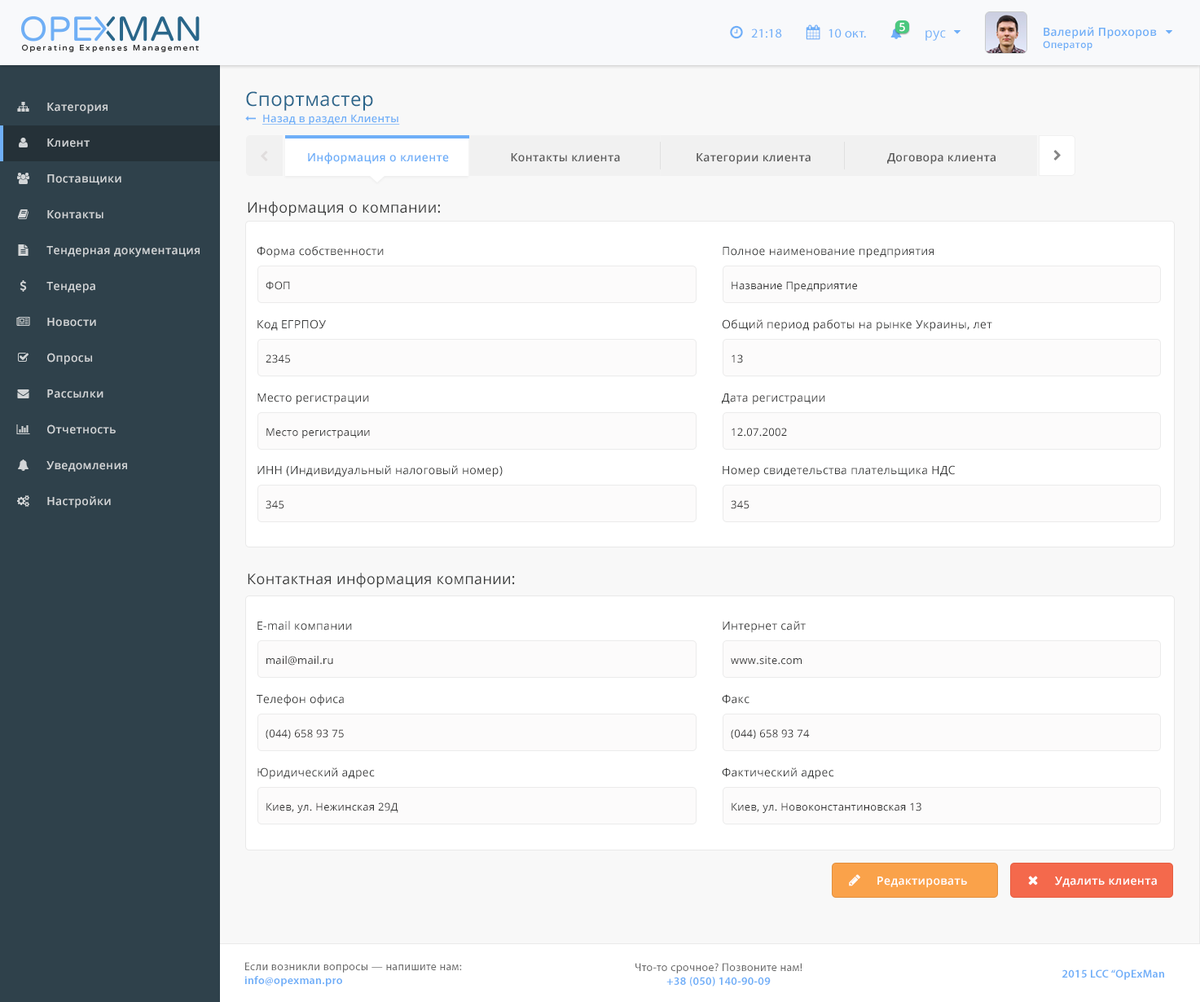
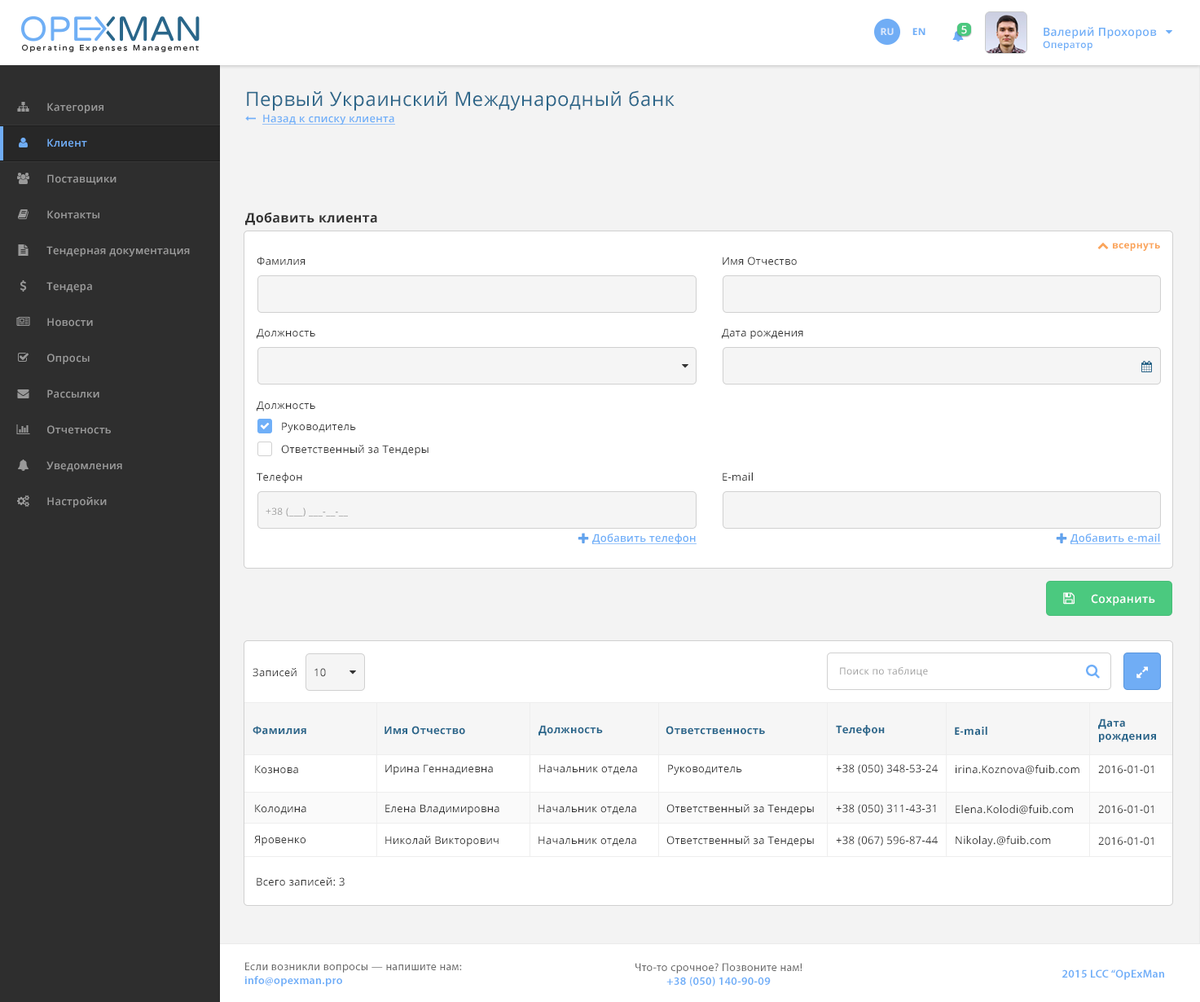
Comparing the layer stacks of the two 1200px x 1002px images. Changes:
moved "manu" above "header" over [0,65,221,1002]
painted on "Rectangle 1 copy 3" over [0,65,221,1002]
added group "развернутое" with 119 layers above "свернутое" over [205,56,1200,945]
moved (unnamed layer) (18th of 40, in "развернутое") into group "развернутое", painted on it over [259,24,821,430]
moved "Rounded Rectangle 5 copy 2" (1st of 2, in "развернутое") into group "развернутое", painted on it over [257,275,697,679]
moved "Rounded Rectangle 6" (1st of 4, in "развернутое") into group "развернутое", painted on it over [243,230,1176,851]
added group "table" (1st of 2, in "развернутое") with 84 layers in group "развернутое" over [233,640,1182,907]
moved (unnamed layer) (23rd of 40, in "развернутое" › "table" › "sort") into group "sort", painted on it over [349,149,1062,675]
showed group "search" (1st of 2, in "развернутое" › "table") (3 layers), moved it into group "table" over [730,83,1112,691]
moved (unnamed layer) (24th of 40, in "развернутое" › "table" › "search") into group "search", painted on it over [260,150,1101,679]
painted on "Rounded Rectangle 4" (1st of 2, in "развернутое" › "table" › "search") over [730,83,1112,691]
moved "2" (3rd of 5, in "развернутое" › "table") into group "table" over [245,595,1176,851]
moved "Group 1" (1st of 2, in "развернутое" › "table") into group "table" over [233,137,1182,907]
added layer "Rounded Rectangle 6" (2nd of 4, in "развернутое" › "table" › "Group 1") in group "Group 1" over [243,640,1174,907]
added layer "Rectangle 3 copy" in group "развернутое" over [205,56,1200,945]
renamed "1" to "свернутое", hid the group it (93 layers), moved it above "tabs" over [233,211,1182,627]
painted on "Rounded Rectangle 6" (3rd of 4, in "свернутое") over [243,220,1176,548]
painted on "Rectangle 3" over [206,57,1200,944]
…and 204 more changes (81 added, 1 moved_by, 65 painted, 57 removed, 5 renamed, 18 stack)
